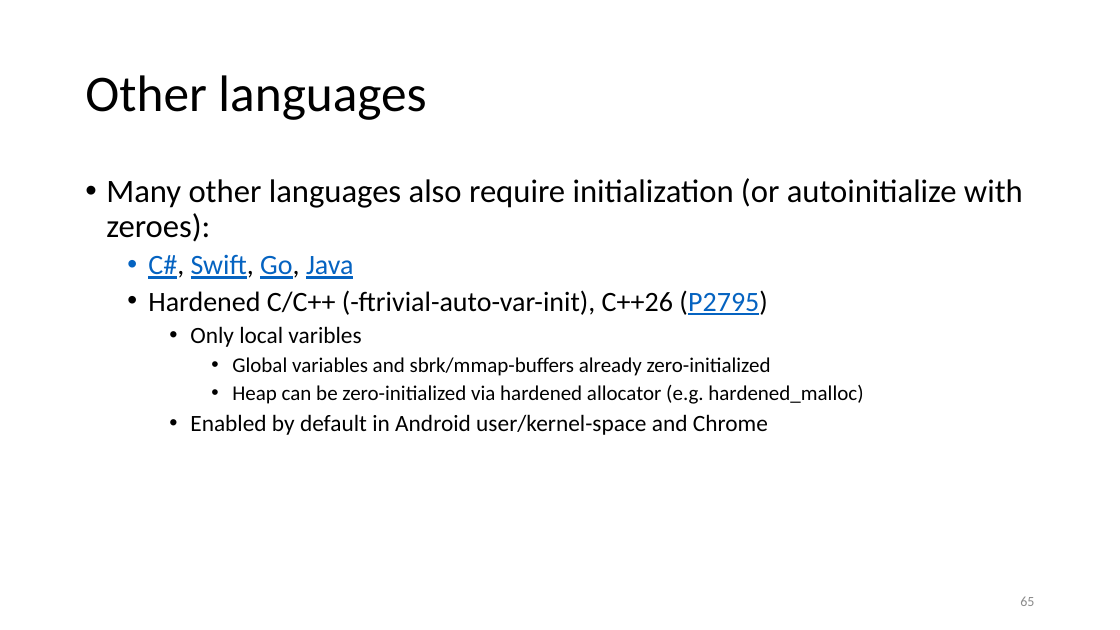
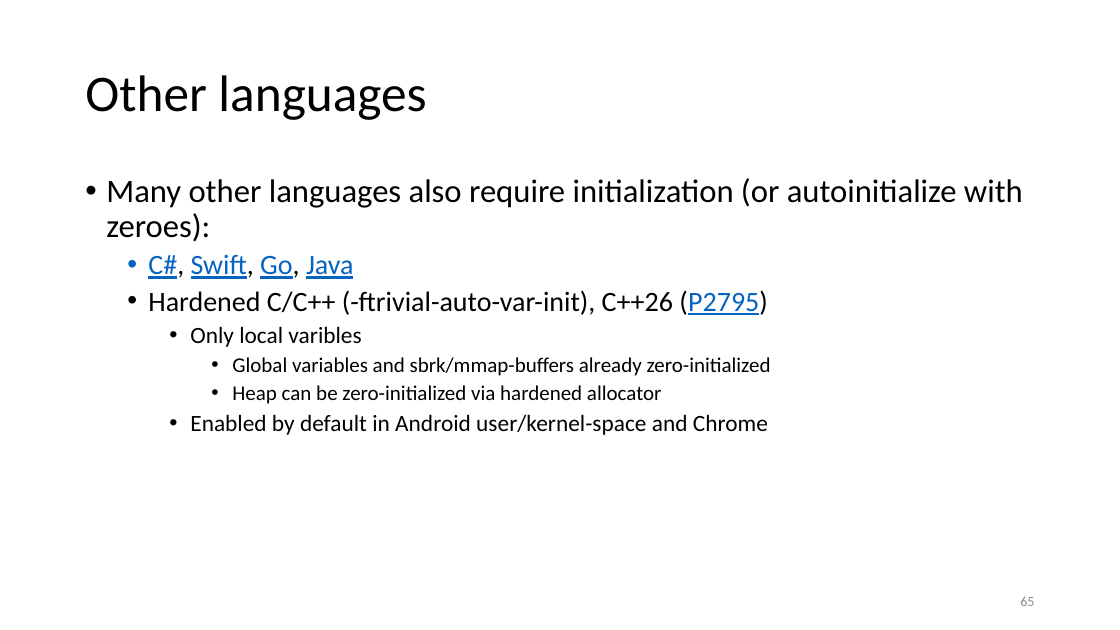
Before and after one commit to yugr/rust-slides, a slide deck: slide 65 of EN.pptx. Drawn at 1120x630 pixels with LibreOffice and Linux fonts; fonts in the diff are those of the drawing. Boxes give left, top, right and bottom in pixels: in the first picture for what was removed or moved away, otherwise in the second. Text is boxed around its words. In the diff, an @@ line names an element or a change of style, - is before the commit and + after.

```diff
--- a/EN.pptx
+++ b/EN.pptx
@@ text at box(232, 385, 661, 404): text changed @@
-      • Heap can be zero-initialized via hardened allocator (e.g. hardened_malloc)
+      • Heap can be zero-initialized via hardened allocator
```
Also in this commit, not shown: 8 other slides changed, 4 other files.
